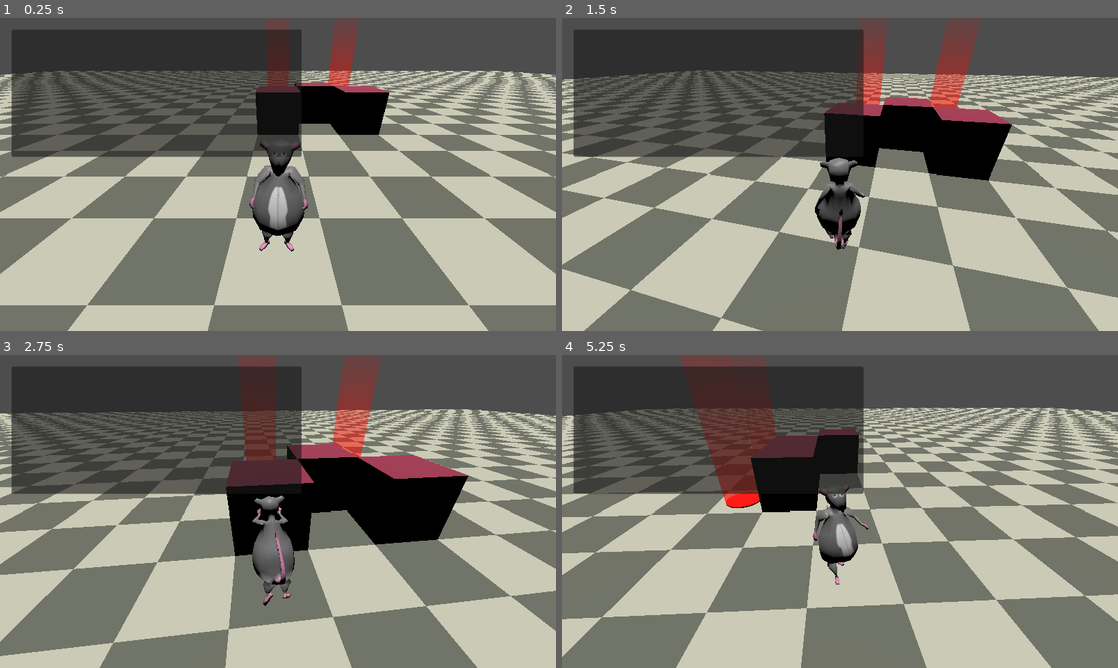
Above: before the commit, frames 1-4 (two rows, left to right).
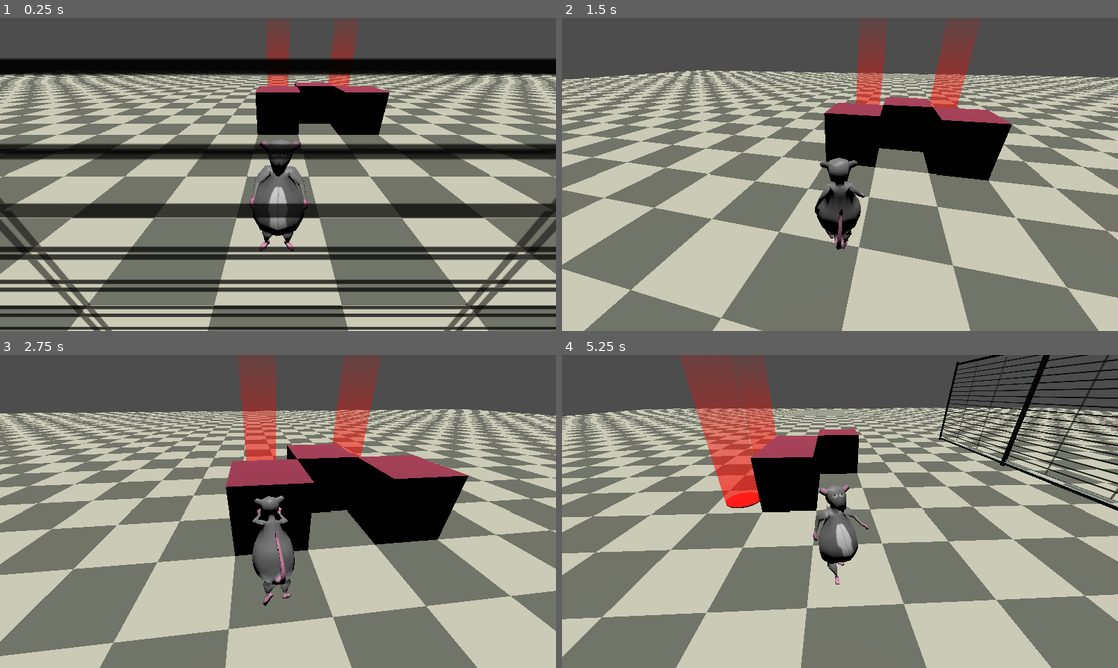
Above: after the commit, the same moments.

Repository: carsonthorne/gumpjam-2026
Game: Godot game, scene res://scenes/main.tscn
The game is run twice, just before and just after one commit, with the same random seed, the same clock (stepped at 60 frames per second) and the same inputs.
Inputs (mouse positions are in pixels of both pictures, inside the frame that each line leads up to):
- Up to frame 1 (0.25 s): no input
- Up to frame 2 (1.5 s): move the mouse to (867, 174) at 0.52 s; hold E (interact) 0.53-1.28 s; hold W (move_forward) from 0.53 s (still down); click (867, 174) at 0.67 s; move the mouse to (812, 174) at 1.27 s; tap Shift (run) at 1.35 s
- Up to frame 3 (2.75 s): keep holding W (move_forward); move the mouse to (289, 505) at 2.02 s; hold Tab (toggle_mouse_capture) from 2.03 s (still down)
- Up to frame 4 (5.25 s): move the mouse to (812, 574) at 2.77 s; release Tab (toggle_mouse_capture) at 2.78 s; tap E (interact) at 2.85 s; click (812, 574) at 2.92 s; move the mouse to (1006, 558) at 3.52 s; release W (move_forward) at 3.53 s; hold Shift (run) 3.53-4.28 s; hold A (move_left) 3.53-5.03 s; move the mouse to (673, 464) at 4.27 s; tap Tab (toggle_mouse_capture) at 4.35 s; move the mouse to (845, 511) at 5.02 s; hold W (move_forward) from 5.03 s (still down); hold E (interact) from 5.03 s (still down); click (845, 511) at 5.17 s

The runs differ from the first frame. In frame 1, 42% of the frame differs, in the area x 0-100%, y 3-100%; in frame 2, 20%; in frame 3, 21%; in frame 4, 22%.

Commit message:
added fence asset

Diff:
--- /dev/null
+++ b/scenes/chain_link_fence.tscn
@@ -0,0 +1,60 @@
+[gd_scene load_steps=8 format=3]
+
+[ext_resource type="Shader" path="res://shaders/chain_link_fence.gdshader" id="1_fence_shader"]
+
+[sub_resource type="ShaderMaterial" id="ShaderMaterial_chain_link"]
+render_priority = 0
+shader = ExtResource("1_fence_shader")
+shader_parameter/wire_color = Color(0.72, 0.78, 0.78, 0.72)
+shader_parameter/panel_width = 4.0
+shader_parameter/panel_height = 2.65
+shader_parameter/horizontal_spacing = 0.15
+shader_parameter/horizontal_wire_width = 0.008
+shader_parameter/vertical_wire_width = 0.01
+shader_parameter/edge_softness = 0.006
+
+[sub_resource type="StandardMaterial3D" id="StandardMaterial3D_metal"]
+albedo_color = Color(0.72, 0.78, 0.78, 1)
+metallic = 0.25
+roughness = 0.28
+
+[sub_resource type="BoxMesh" id="BoxMesh_chain_link"]
+material = SubResource("ShaderMaterial_chain_link")
+size = Vector3(4, 2.65, 0.025)
+
+[sub_resource type="BoxMesh" id="BoxMesh_post"]
+material = SubResource("StandardMaterial3D_metal")
+size = Vector3(0.06, 3, 0.06)
+
+[sub_resource type="BoxMesh" id="BoxMesh_rail"]
+material = SubResource("StandardMaterial3D_metal")
+size = Vector3(4.06, 0.06, 0.06)
+
+[sub_resource type="BoxShape3D" id="BoxShape3D_collision"]
+size = Vector3(4.12, 3, 0.18)
+
+[node name="ChainLinkFence" type="StaticBody3D"]
+
+[node name="CollisionShape3D" type="CollisionShape3D" parent="."]
+transform = Transform3D(1, 0, 0, 0, 1, 0, 0, 0, 1, 0, 1.5, 0)
+shape = SubResource("BoxShape3D_collision")
+
+[node name="ChainLinkMesh" type="MeshInstance3D" parent="."]
+transform = Transform3D(1, 0, 0, 0, 1, 0, 0, 0, 1, 0, 1.5, 0)
+mesh = SubResource("BoxMesh_chain_link")
+
+[node name="LeftPost" type="MeshInstance3D" parent="."]
+transform = Transform3D(1, 0, 0, 0, 1, 0, 0, 0, 1, -2.03, 1.5, 0)
+mesh = SubResource("BoxMesh_post")
+
+[node name="RightPost" type="MeshInstance3D" parent="."]
+transform = Transform3D(1, 0, 0, 0, 1, 0, 0, 0, 1, 2.03, 1.5, 0)
+mesh = SubResource("BoxMesh_post")
+
+[node name="TopRail" type="MeshInstance3D" parent="."]
+transform = Transform3D(1, 0, 0, 0, 1, 0, 0, 0, 1, 0, 2.92, 0)
+mesh = SubResource("BoxMesh_rail")
+
+[node name="BottomRail" type="MeshInstance3D" parent="."]
+transform = Transform3D(1, 0, 0, 0, 1, 0, 0, 0, 1, 0, 0.08, 0)
+mesh = SubResource("BoxMesh_rail")
--- a/scenes/main.tscn
+++ b/scenes/main.tscn
@@ -5,7 +5,8 @@
 [ext_resource type="PackedScene" uid="uid://c0w7gyd12sqfn" path="res://scenes/push_block.tscn" id="3_sugp2"]
 [ext_resource type="Shader" uid="uid://bgg37r1wgn3o8" path="res://shaders/checkered_ground.gdshader" id="4_checker"]
 [ext_resource type="PackedScene" path="res://scenes/target_tile.tscn" id="5_target"]
-[ext_resource type="Script" path="res://scripts/level_goal.gd" id="6_goal"]
+[ext_resource type="Script" uid="uid://b7tbnujc4t6ba" path="res://scripts/level_goal.gd" id="6_goal"]
+[ext_resource type="PackedScene" path="res://scenes/chain_link_fence.tscn" id="7_o6xl0"]
 
 [sub_resource type="BoxShape3D" id="BoxShape3D_hqe12"]
 size = Vector3(60, 2, 60)
@@ -39,8 +40,9 @@
 [node name="Player" parent="." unique_id=160821695 instance=ExtResource("1_o5qli")]
 
 [node name="DebugOutput" parent="." unique_id=1404036416 instance=ExtResource("2_0wfyh")]
+visible = false
 
-[node name="LevelGoal" type="Node" parent="."]
+[node name="LevelGoal" type="Node" parent="." unique_id=1739967491]
 script = ExtResource("6_goal")
 
 [node name="push_block" parent="." unique_id=127028562 instance=ExtResource("3_sugp2")]
@@ -57,3 +59,9 @@
 
 [node name="TargetTile2" parent="." unique_id=908842601 instance=ExtResource("5_target")]
 transform = Transform3D(1, 0, 0, 0, 1, 0, 0, 0, 1, 2, 0, -6)
+
+[node name="ChainLinkFence" parent="." unique_id=119993336 instance=ExtResource("7_o6xl0")]
+transform = Transform3D(1, 0, 0, 0, 1, 0, 0, 0, 1, 0, 0, 1)
+
+[node name="ChainLinkFence2" parent="." unique_id=1241458537 instance=ExtResource("7_o6xl0")]
+transform = Transform3D(1, 0, 0, 0, 1, 0, 0, 0, 1, 4, 0, 1)
--- /dev/null
+++ b/shaders/chain_link_fence.gdshader
@@ -0,0 +1,32 @@
+shader_type spatial;
+render_mode blend_mix, cull_disabled, depth_prepass_alpha;
+
+uniform vec4 wire_color : source_color = vec4(0.72, 0.78, 0.78, 0.72);
+uniform float panel_width = 4.0;
+uniform float panel_height = 2.65;
+uniform float horizontal_spacing = 0.15;
+uniform float horizontal_wire_width : hint_range(0.002, 0.05) = 0.008;
+uniform float vertical_wire_width : hint_range(0.002, 0.05) = 0.01;
+uniform float edge_softness : hint_range(0.001, 0.03) = 0.006;
+
+varying vec3 local_position;
+
+void vertex() {
+	local_position = VERTEX;
+}
+
+void fragment() {
+	vec2 panel_position = local_position.xy + vec2(panel_width, panel_height) * 0.5;
+	float distance_to_horizontal = abs(fract((panel_position.y / horizontal_spacing) + 0.5) - 0.5) * horizontal_spacing;
+	float left_internal_rod_x = panel_width / 3.0;
+	float right_internal_rod_x = panel_width * 2.0 / 3.0;
+	float distance_to_vertical = min(abs(panel_position.x - left_internal_rod_x), abs(panel_position.x - right_internal_rod_x));
+	float horizontal_wire = 1.0 - smoothstep(horizontal_wire_width, horizontal_wire_width + edge_softness, distance_to_horizontal);
+	float vertical_wire = 1.0 - smoothstep(vertical_wire_width, vertical_wire_width + edge_softness, distance_to_vertical);
+	float wire_mask = max(horizontal_wire, vertical_wire * 0.7);
+
+	ALBEDO = wire_color.rgb;
+	ALPHA = wire_color.a * wire_mask;
+	ROUGHNESS = 0.35;
+	METALLIC = 0.25;
+}
Not shown, added: shaders/chain_link_fence.gdshader.uid
